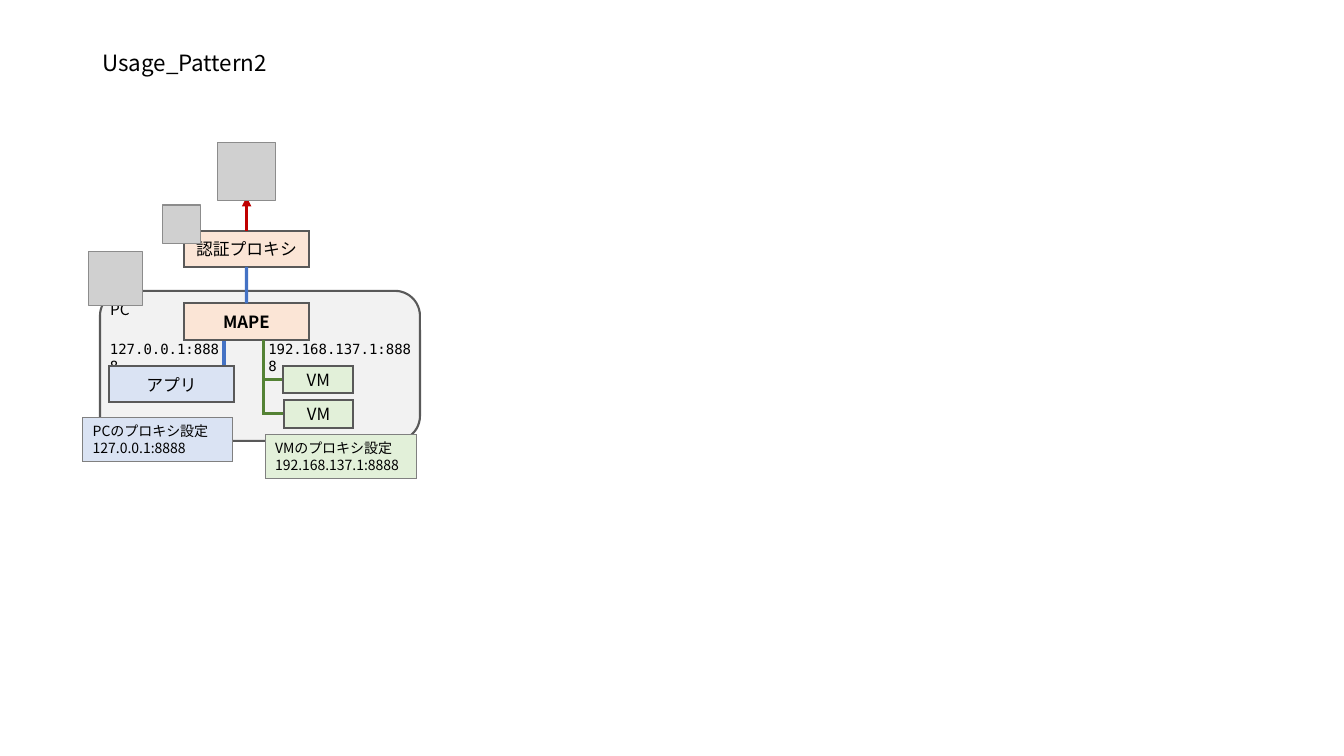
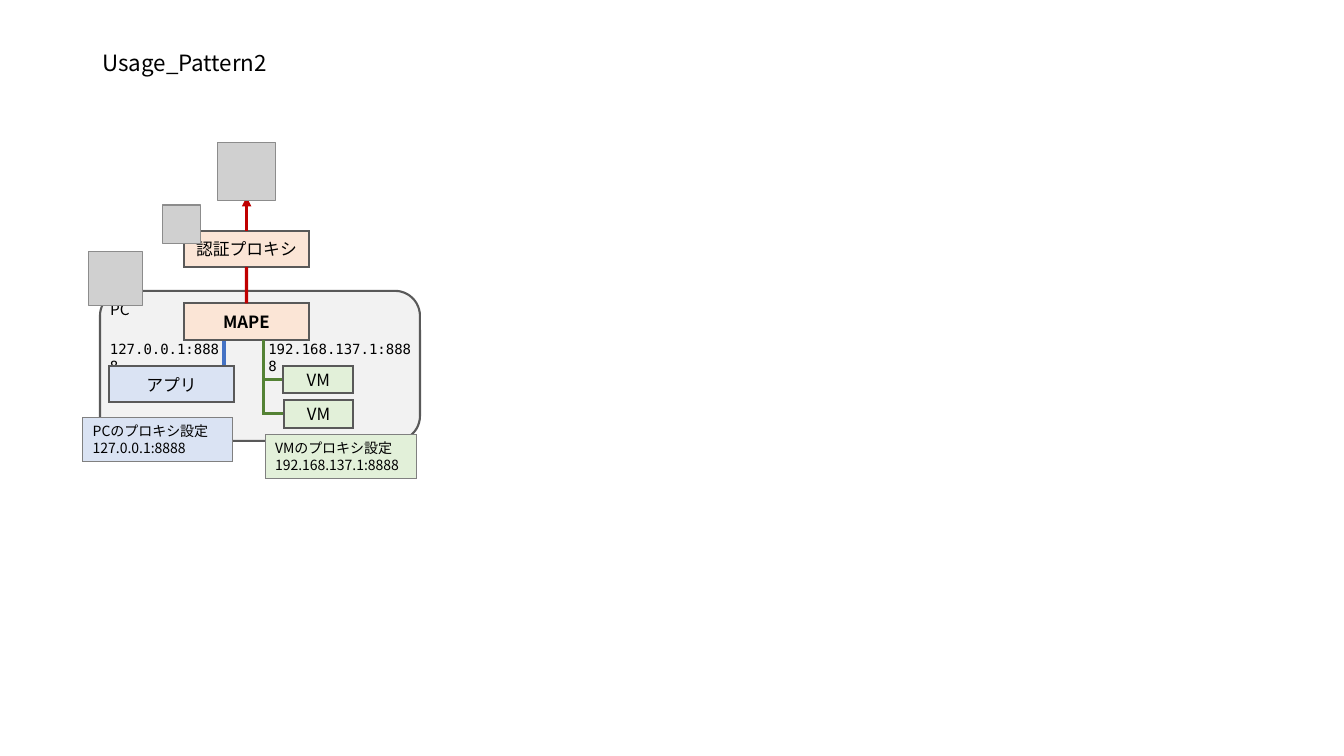
Before and after one commit to ipponshimeji/MAPE, a slide deck: slide 5 of Documentation/images.pptx. Drawn at 1344x756 pixels with LibreOffice and Linux fonts; fonts in the diff are those of the drawing; grey boxes stand for pictures. Boxes give left, top, right and bottom in pixels: in the first picture for what was removed or moved away, otherwise in the second. Text is boxed around its words. In the diff, an @@ line names an element or a change of style, - is before the commit and + after.

```diff
--- a/Documentation/images.pptx
+++ b/Documentation/images.pptx
@@ line (247, 267) - (247, 303): stroke #4472C4 2.25 pt to #C00000 2.25 pt @@
```
Also in this commit, not shown: 4 other files.
